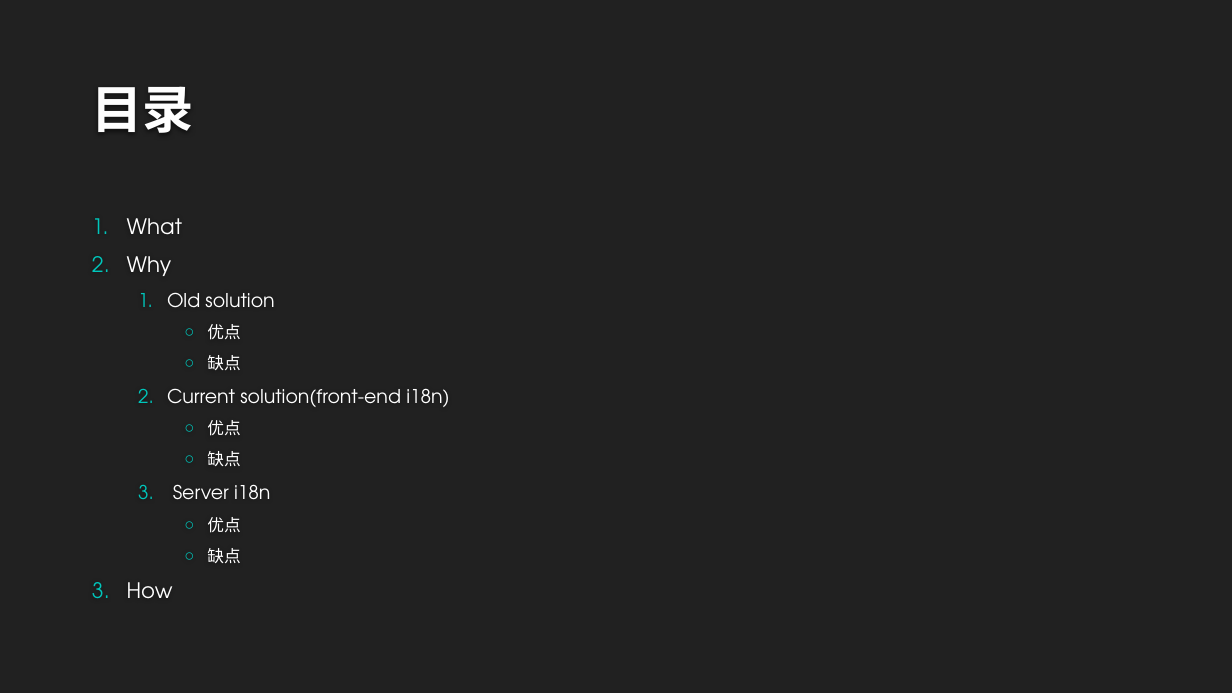
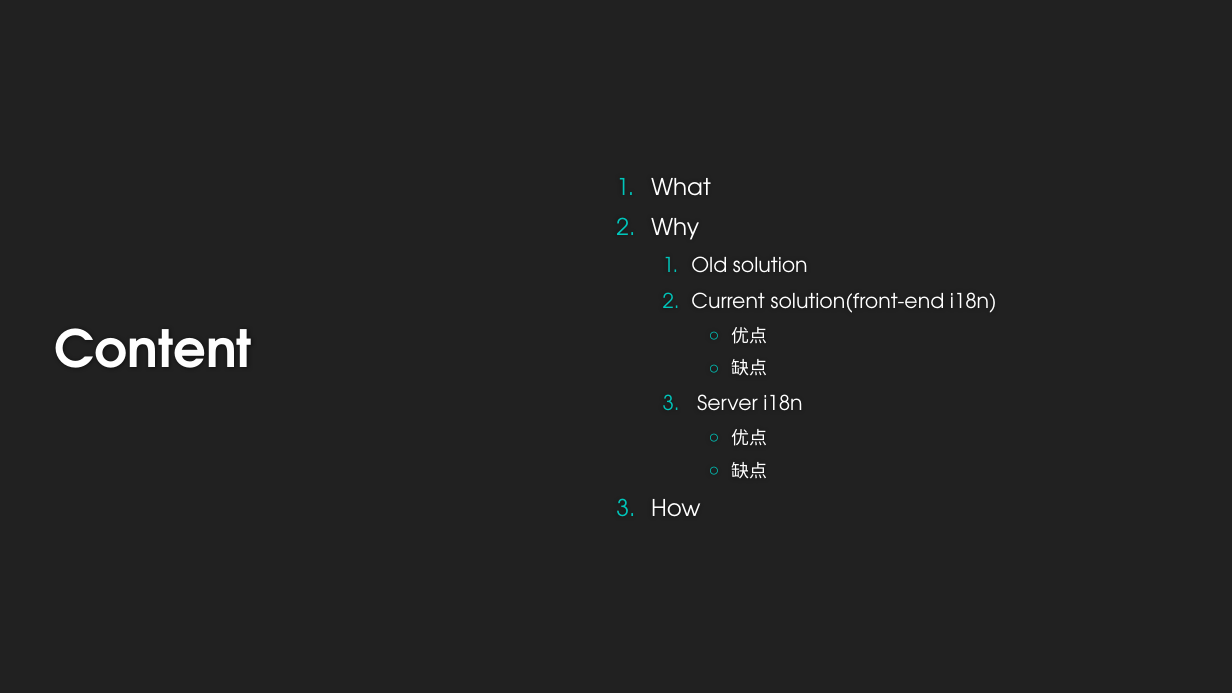
Before and after one commit to langxing6/server_i18n, a slide deck: slide 2 of server i18n.pptx. Drawn at 1232x693 pixels with LibreOffice and Linux fonts; fonts in the diff are those of the drawing; background and template pictures are left out. Boxes give left, top, right and bottom in pixels: in the first picture for what was removed or moved away, otherwise in the second. Text is boxed around its words. In the diff, an @@ line names an element or a change of style, - is before the commit and + after.

```diff
--- a/server i18n.pptx
+++ b/server i18n.pptx
@@ title removed at (91,86,194,133) @@
-目录
@@ text "What": place and size @@
-text "What" at (127,218,449,598)
+text "What" at (651,178,997,517)
@@ text "What" at (651,178,997,517): size 16.6 to 18 pt in "What", "Why", "How"; size 14.8 to 16 pt in "Old solution", "Current solution(front-end i18n)", "Server i18n"; size 12.9 to 14 pt in "优点", "缺点", "优点", "缺点" @@
@@ title added at (55,328,252,368), 40 pt, text #FEFEFE, bold @@
+Content
@@ text at (207,324,240,370): paragraphs removed @@
-    ○ 优点
-    ○ 缺点
```
Also in this commit, not shown: 3 other slides changed, 1 slide added.
